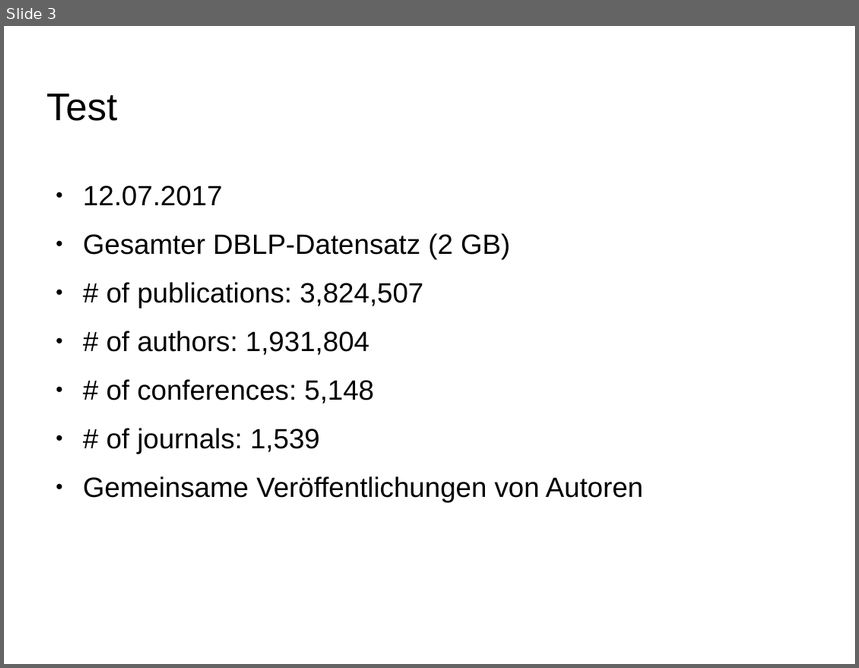
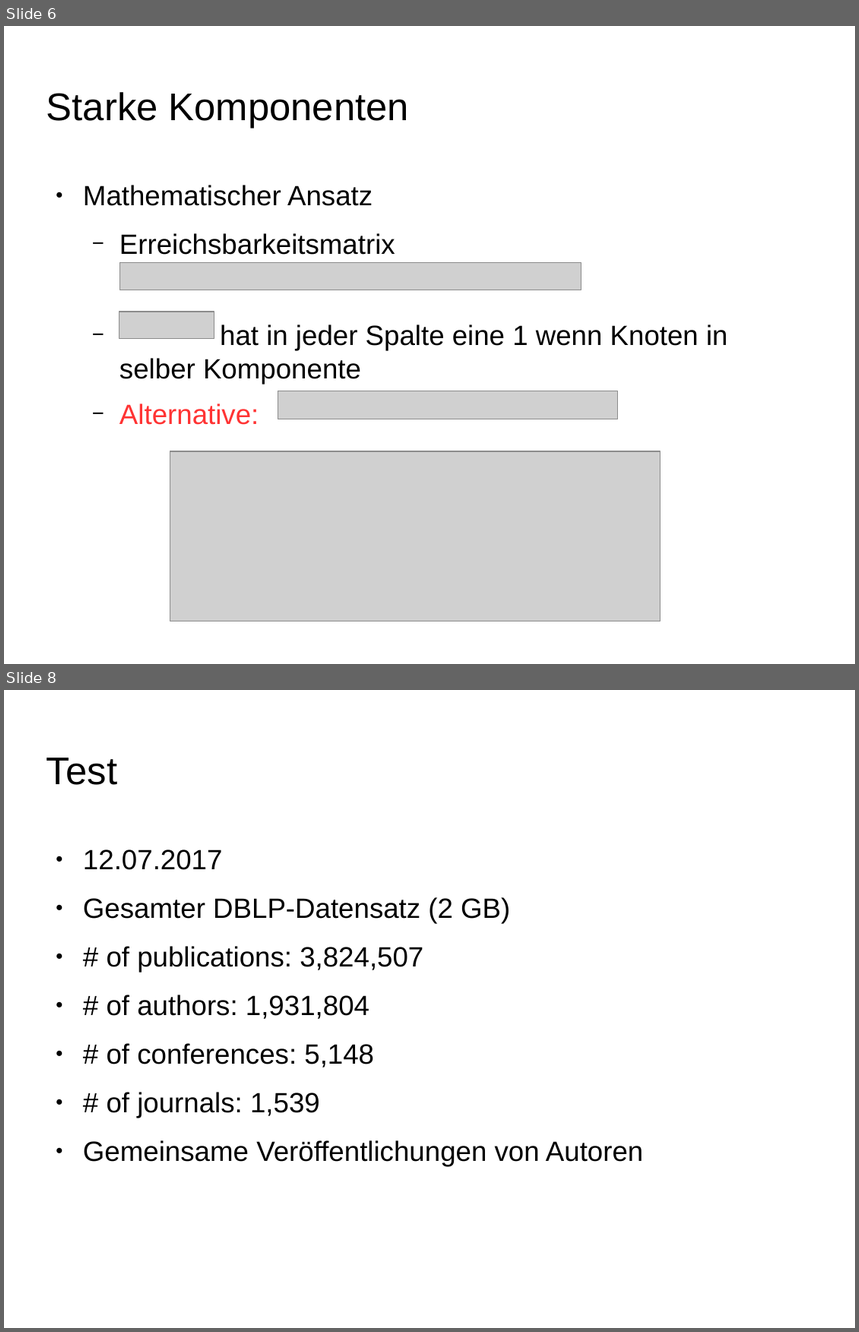
Before and after one commit to ScaDS/dblp-graphulo, a slide deck: doc/testat2.odp. Shown one above the other, each under a label of ours: slide 3 before the commit, slides 6 and 8 after it; the slides between them are not shown. The pictures are 859x668 and 859x1332 pixels, drawn with LibreOffice and Linux fonts; fonts in the diff are those of the drawing; grey boxes stand for pictures; background and template pictures are left out. Boxes give left, top, right and bottom in pixels: in the first picture for what was removed or moved away, otherwise in the second. Text is boxed around its words. In the diff, an @@ line names an element or a change of style, - is before the commit and + after.

```diff
--- a/doc/testat2.odp
+++ b/doc/testat2.odp
@@ slide 6 added at [4, 26, 855, 664], background picture (left out) @@
@@ title added at [47, 92, 409, 128], 36 pt, text #000000 @@
+Starke Komponenten
@@ text added at [83, 185, 728, 425], 26 pt, text #000000 @@
+● Mathematischer Ansatz
+  − Erreichsbarkeitsmatrix
+  − hat in jeder Spalte eine 1 wenn Knoten in selber Komponente
+  − Alternative:
@@ picture added at [120, 263, 582, 290] @@
@@ picture added at [120, 312, 215, 339] @@
@@ picture added at [278, 391, 619, 419] @@
@@ picture added at [170, 452, 661, 622] @@
@@ what was slide 3 is now slide 8 @@
```
Also in this commit, not shown: 2 slides changed, 5 other slides added, 4 other files.
